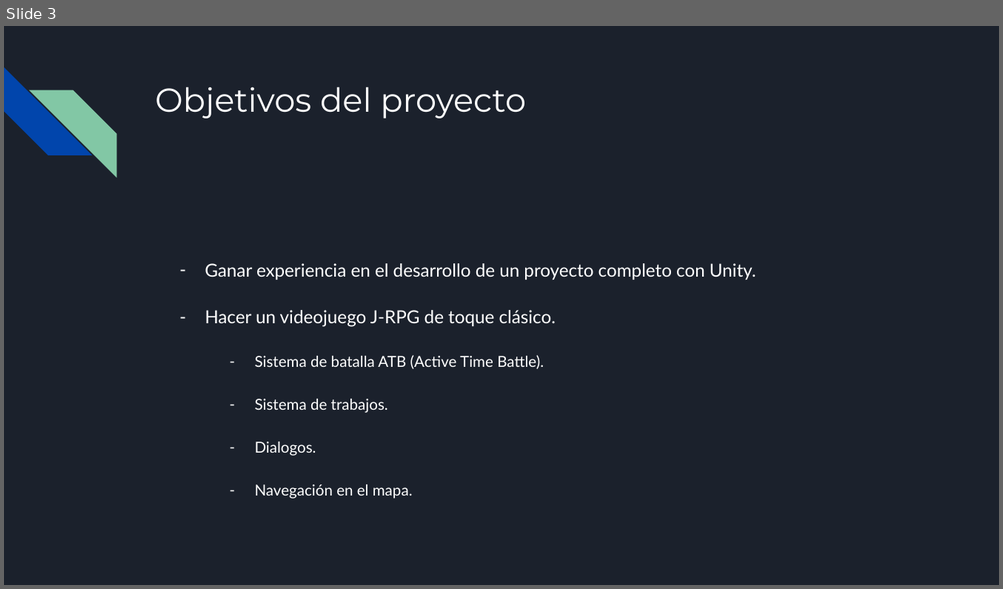
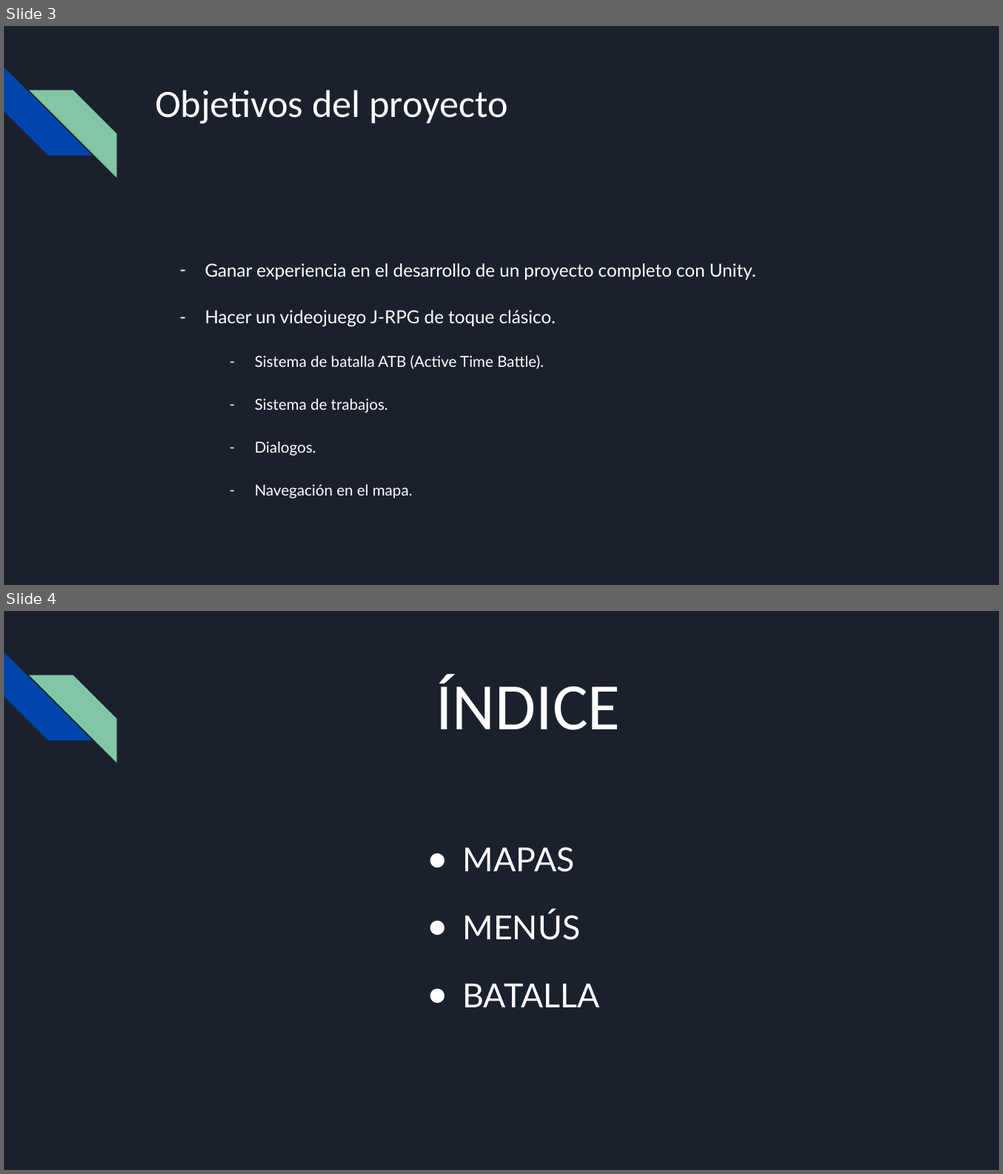
Before and after one commit to broxigar91/TFG, a slide deck: TFG.pptx. Shown one above the other, each under a label of ours: slide 3 before the commit, slides 3 and 4 after it. The pictures are 1003x589 and 1003x1174 pixels, drawn with LibreOffice and Linux fonts; fonts in the diff are those of the drawing. Boxes give left, top, right and bottom in pixels: in the first picture for what was removed or moved away, otherwise in the second. Text is boxed around its words. In the diff, an @@ line names an element or a change of style, - is before the commit and + after.

```diff
--- a/TFG.pptx
+++ b/TFG.pptx
@@ slide 4 added at [4,611,999,1170], background #1B212C; not listed: 2 template elements that a slide beside it also shows @@
@@ title added at [435,675,620,730], 48 pt, text #FFFFFF @@
+ÍNDICE
@@ text added at [463,847,600,1008], 24 pt, text #FFFFFF @@
+● MAPAS
+● MENÚS
+● BATALLA
@@ slide 3 changed as well @@
@@ title "Objetivos del proyecto" at [155,90,508,124]: size 24 to 28 pt, font Montserrat to Calibri @@
```
Also in this commit, not shown: 10 other slides changed, 3 other slides added, 4 slides removed.
